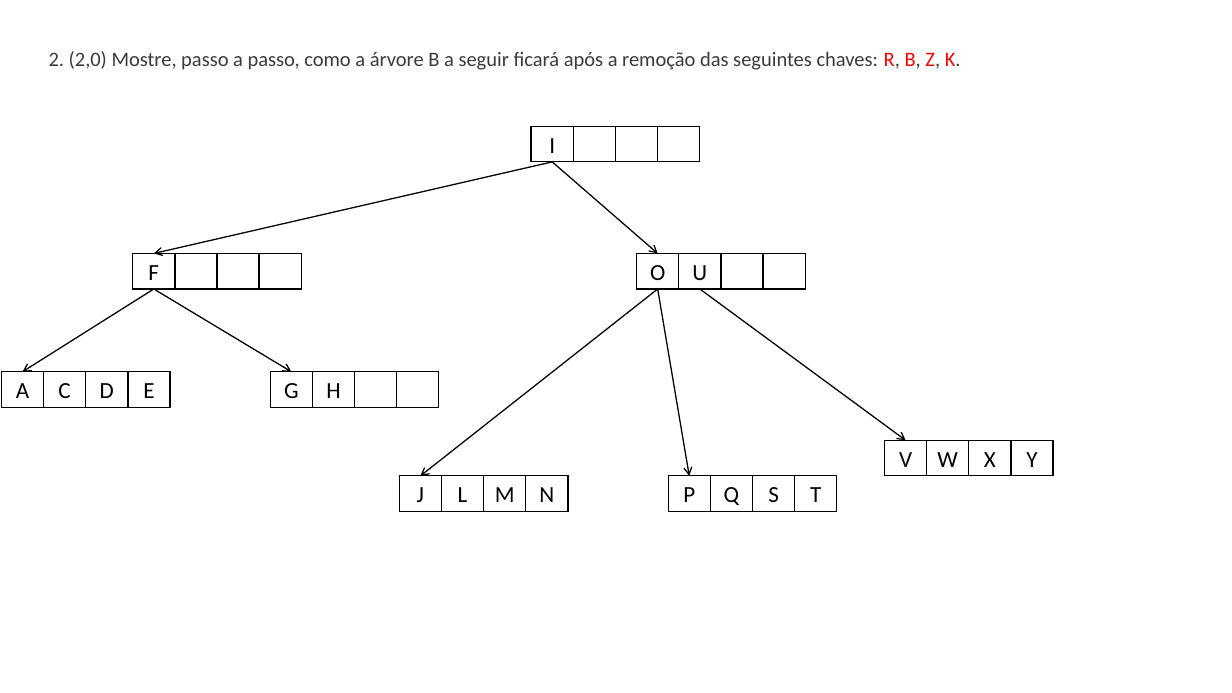
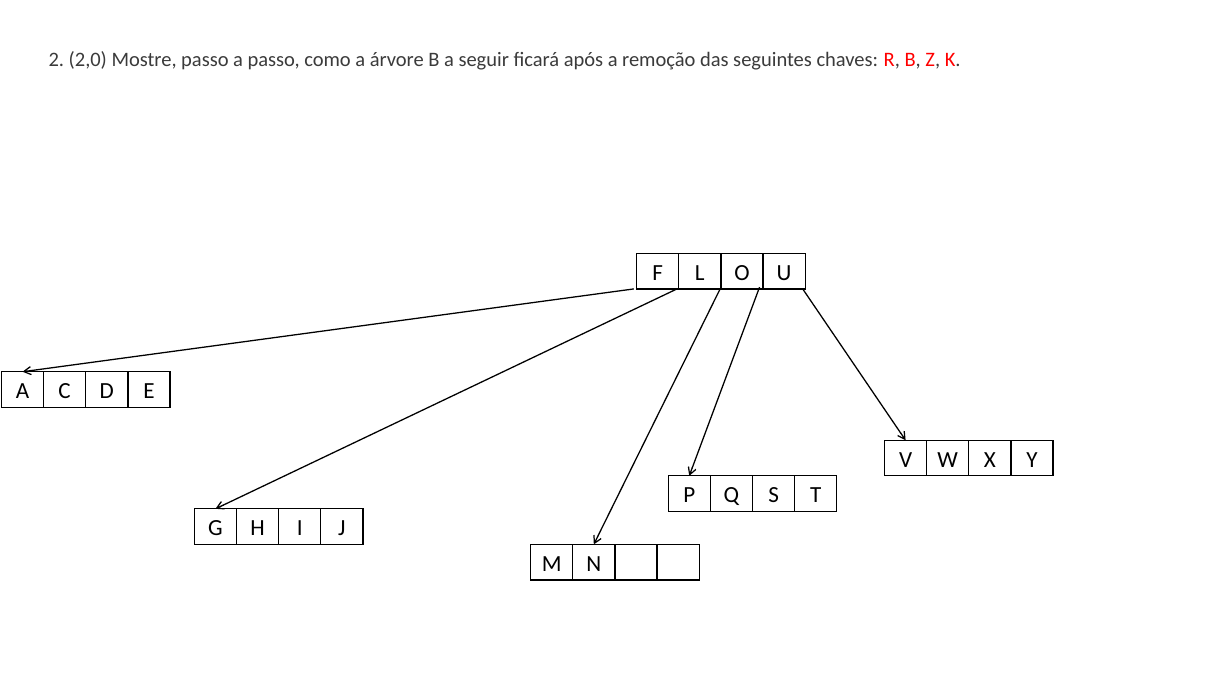
Before and after one commit to machadosbruno/Estrutura-de-Dados-II, a slide deck: slide 9 of 10-06-2025/ExerciciosProva.pptx. Drawn at 1232x693 pixels with LibreOffice and Linux fonts; fonts in the diff are those of the drawing. Boxes give left, top, right and bottom in pixels: in the first picture for what was removed or moved away, otherwise in the second. Text is boxed around its words. In the diff, an @@ line names an element or a change of style, - is before the commit and + after.

```diff
--- a/10-06-2025/ExerciciosProva.pptx
+++ b/10-06-2025/ExerciciosProva.pptx
@@ rectangle removed at <box>658,127,701,162</box> @@
@@ arrow removed from (553, 162) to (153, 253) @@
@@ arrow removed from (553, 162) to (658, 253) @@
@@ rectangle removed at <box>175,253,217,288</box> @@
@@ rectangle removed at <box>217,253,260,288</box> @@
@@ rectangle removed at <box>259,253,301,288</box> @@
@@ rectangle "F": place and size @@
-rectangle "F" at <box>133,253,176,288</box>
+rectangle "F" at <box>637,253,679,288</box>
@@ rectangle "L": place and size @@
-rectangle "L" at <box>442,476,484,511</box>
+rectangle "L" at <box>679,253,722,288</box>
@@ rectangle "O": place and size @@
-rectangle "O" at <box>637,253,679,288</box>
+rectangle "O" at <box>721,253,763,288</box>
@@ rectangle removed at <box>721,253,763,288</box> @@
@@ rectangle "U": place and size @@
-rectangle "U" at <box>679,253,722,288</box>
+rectangle "U" at <box>763,253,806,288</box>
@@ rectangle removed at <box>763,253,806,288</box> @@
@@ arrow moved from (153, 289) - (22, 372) to (634, 289) - (22, 372) @@
@@ arrow moved from (153, 289) - (291, 372) to (677, 289) - (215, 509) @@
@@ arrow moved from (658, 289) - (689, 476) to (720, 289) - (594, 544) @@
@@ arrow moved from (658, 289) - (421, 476) to (760, 287) - (689, 476) @@
@@ arrow moved from (700, 289) - (906, 441) to (803, 289) - (906, 441) @@
@@ rectangle removed at <box>355,372,397,407</box> @@
@@ rectangle removed at <box>396,372,439,407</box> @@
@@ rectangle "G": place and size @@
-rectangle "G" at <box>270,372,312,407</box>
+rectangle "G" at <box>194,509,237,544</box>
@@ rectangle "H": place and size @@
-rectangle "H" at <box>312,372,355,407</box>
+rectangle "H" at <box>237,509,279,544</box>
@@ rectangle "I": place and size @@
-rectangle "I" at <box>531,127,574,162</box>
+rectangle "I" at <box>279,509,322,544</box>
@@ rectangle "J": place and size @@
-rectangle "J" at <box>399,476,442,511</box>
+rectangle "J" at <box>321,509,363,544</box>
@@ rectangle "M": place and size @@
-rectangle "M" at <box>483,476,526,511</box>
+rectangle "M" at <box>531,544,573,579</box>
@@ rectangle "N": place and size @@
-rectangle "N" at <box>526,476,568,511</box>
+rectangle "N" at <box>573,544,616,579</box>
@@ rectangle: place and size @@
-rectangle at <box>573,127,616,162</box>
+rectangle at <box>615,544,657,579</box>
@@ rectangle: place and size @@
-rectangle at <box>616,127,658,162</box>
+rectangle at <box>657,544,700,579</box>
```
Also in this commit, not shown: 3 other slides changed, 1 slide added, 1 other file.
